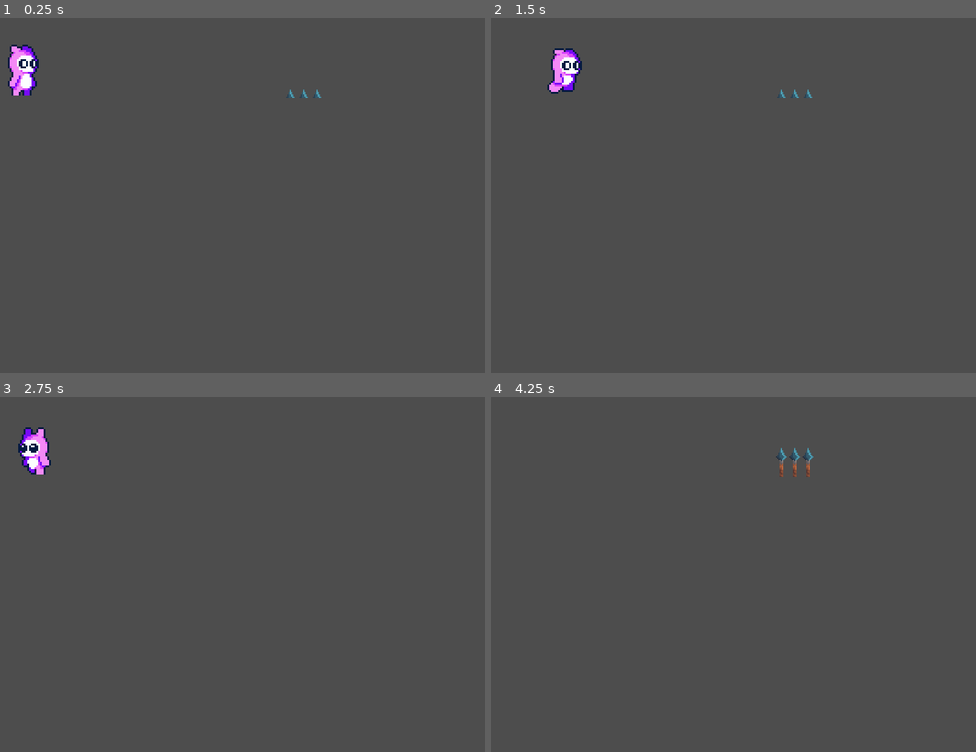
Above: before the commit, frames 1-4 (two rows, left to right).
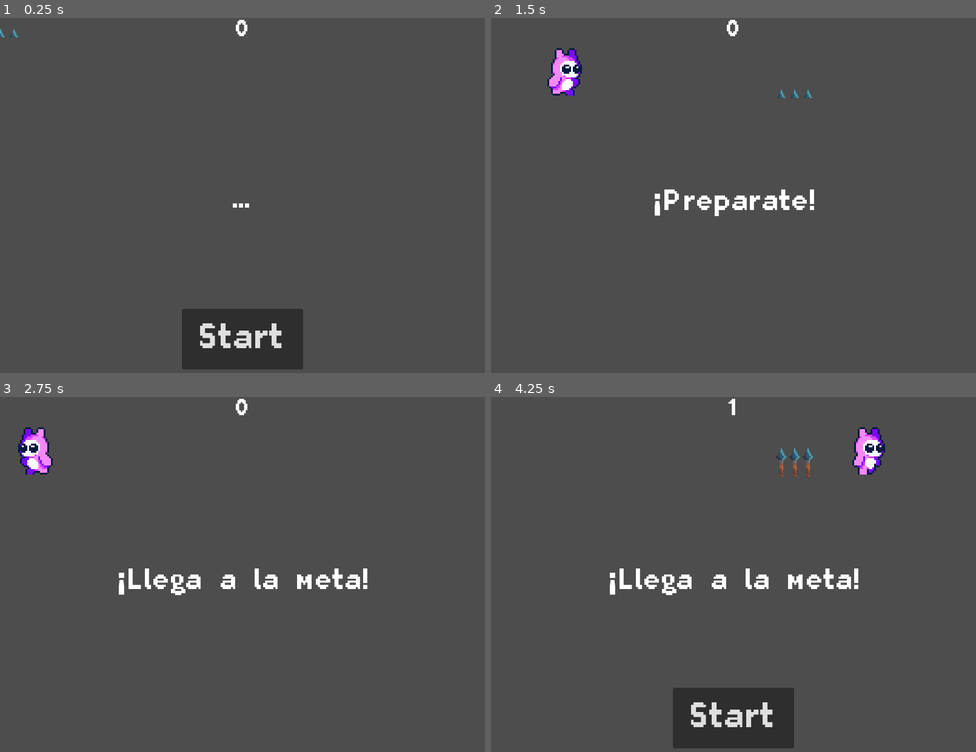
Above: after the commit, the same moments.

Repository: jjesus-dev/FV1-Racing
Game: Godot game, scene res://scenes/main.tscn
Same seed, same stepped clock (60 frames per second), same inputs: the game is played once before the commit and once after it.
Inputs (mouse positions are in pixels of both pictures, inside the frame that each line leads up to):
- Up to frame 1 (0.25 s): no input
- Up to frame 2 (1.5 s): click (733, 337) at 0.5 s, where only the run after the commit has a clickable "Start"; hold Right (move_right) from 1.28 s (still down); hold 8 (hurt_player) from 1.28 s (still down)
- Up to frame 3 (2.75 s): release Right (move_right) at 2.03 s; release 8 (hurt_player) at 2.03 s; hold Left (move_left) from 2.03 s (still down); tap 8 (hurt_player) at 2.1 s
- Up to frame 4 (4.25 s): release Left (move_left) at 2.78 s; hold 8 (hurt_player) 2.78-3.53 s; hold Right (move_right) from 2.78 s (still down); tap 8 (hurt_player) at 3.6 s

The runs differ from the first frame. In frame 1, 5.2% of the frame differs, in the area x 0-67%, y 0-99%; in frame 2, 1.4%; in frame 3, 1.3%; in frame 4, 6.0%, in the area x 24-82%, y 0-99%.

Commit message:
feat: agrega hud y lógica de puntaje

Diff:
--- /dev/null
+++ b/scenes/hud.gd
@@ -0,0 +1,32 @@
+extends CanvasLayer
+
+signal start_game
+
+func show_message(text):
+	$Message.text = text
+	$Message.show()
+	$MessageTimer.start()
+
+func show_game_over():
+	show_message("...")
+	# Espera hasta que el MessageTimer ha llegado a 0
+	await $MessageTimer.timeout
+
+	$Message.text = "¡Llega a la meta!"
+	$Message.show()
+
+	# Crea un timer de un solo uso y espera a que termine
+	await get_tree().create_timer(1.0).timeout
+	$StartButton.show()
+
+func update_score(score):
+	$ScoreLabel.text = str(score)
+
+
+func _on_start_button_pressed() -> void:
+	$StartButton.hide()
+	start_game.emit()
+
+
+func _on_message_timer_timeout() -> void:
+	$Message.hide()
--- /dev/null
+++ b/scenes/hud.tscn
@@ -0,0 +1,62 @@
+[gd_scene load_steps=3 format=3 uid="uid://jjnn5vrffs6d"]
+
+[ext_resource type="FontFile" uid="uid://deenv0j1hdu6s" path="res://assets/Font/Planes_ValMore.ttf" id="1_ahhtf"]
+[ext_resource type="Script" uid="uid://bdgr6cbv33rg6" path="res://scenes/hud.gd" id="1_oo0fn"]
+
+[node name="HUD" type="CanvasLayer"]
+script = ExtResource("1_oo0fn")
+
+[node name="ScoreLabel" type="Label" parent="."]
+anchors_preset = 5
+anchor_left = 0.5
+anchor_right = 0.5
+offset_left = -20.0
+offset_right = 20.0
+offset_bottom = 40.0
+grow_horizontal = 2
+theme_override_fonts/font = ExtResource("1_ahhtf")
+theme_override_font_sizes/font_size = 40
+text = "0"
+horizontal_alignment = 1
+
+[node name="Message" type="Label" parent="."]
+anchors_preset = 8
+anchor_left = 0.5
+anchor_top = 0.5
+anchor_right = 0.5
+anchor_bottom = 0.5
+offset_left = -240.0
+offset_top = -114.5
+offset_right = 240.0
+offset_bottom = 114.5
+grow_horizontal = 2
+grow_vertical = 2
+theme_override_fonts/font = ExtResource("1_ahhtf")
+theme_override_font_sizes/font_size = 50
+text = "¡Llega a la meta!"
+horizontal_alignment = 1
+vertical_alignment = 1
+autowrap_mode = 2
+
+[node name="StartButton" type="Button" parent="."]
+anchors_preset = 7
+anchor_left = 0.5
+anchor_top = 1.0
+anchor_right = 0.5
+anchor_bottom = 1.0
+offset_left = -100.0
+offset_top = -120.0
+offset_right = 100.0
+offset_bottom = -20.0
+grow_horizontal = 2
+grow_vertical = 0
+theme_override_fonts/font = ExtResource("1_ahhtf")
+theme_override_font_sizes/font_size = 60
+text = "Start"
+
+[node name="MessageTimer" type="Timer" parent="."]
+wait_time = 2.0
+one_shot = true
+
+[connection signal="pressed" from="StartButton" to="." method="_on_start_button_pressed"]
+[connection signal="timeout" from="MessageTimer" to="." method="_on_message_timer_timeout"]
--- a/scenes/main.gd
+++ b/scenes/main.gd
@@ -4,12 +4,27 @@
 var score
 
 func game_over() -> void:
+	$ScoreTimer.stop()
 	$Player.hide()
+	$HUD.show_game_over()
 
 func new_game() -> void:
 	score = 0
 	$Player.start($StartPosition.position)
 	$Mob.start($TrampPosition.position)
+	$StartTimer.start()
+	$HUD.update_score(score)
+	$HUD.show_message("¡Preparate!")
 
 func _ready() -> void:
-	new_game()
+	#new_game()
+	pass
+
+
+func _on_score_timer_timeout() -> void:
+	score += 1
+	$HUD.update_score(score)
+
+
+func _on_start_timer_timeout() -> void:
+	$ScoreTimer.start()
--- a/scenes/main.tscn
+++ b/scenes/main.tscn
@@ -1,14 +1,21 @@
-[gd_scene load_steps=4 format=3 uid="uid://catqskupt3hsq"]
+[gd_scene load_steps=5 format=3 uid="uid://catqskupt3hsq"]
 
 [ext_resource type="Script" uid="uid://ik18c16uig3n" path="res://scenes/main.gd" id="1_0wfyh"]
 [ext_resource type="PackedScene" uid="uid://dewk4v871ttpj" path="res://scenes/player.tscn" id="1_o5qli"]
 [ext_resource type="PackedScene" uid="uid://bgy67wpl0sx32" path="res://scenes/mob.tscn" id="2_sugp2"]
+[ext_resource type="PackedScene" uid="uid://jjnn5vrffs6d" path="res://scenes/hud.tscn" id="4_jyhfs"]
 
 [node name="Main" type="Node"]
 script = ExtResource("1_0wfyh")
 mob_scene = ExtResource("2_sugp2")
 
 [node name="Player" parent="." instance=ExtResource("1_o5qli")]
+
+[node name="ScoreTimer" type="Timer" parent="."]
+
+[node name="StartTimer" type="Timer" parent="."]
+wait_time = 2.0
+one_shot = true
 
 [node name="StartPosition" type="Marker2D" parent="."]
 position = Vector2(40, 80)
@@ -18,4 +25,9 @@
 [node name="TrampPosition" type="Marker2D" parent="."]
 position = Vector2(500, 100)
 
+[node name="HUD" parent="." instance=ExtResource("4_jyhfs")]
+
 [connection signal="hit" from="Player" to="." method="game_over"]
+[connection signal="timeout" from="ScoreTimer" to="." method="_on_score_timer_timeout"]
+[connection signal="timeout" from="StartTimer" to="." method="_on_start_timer_timeout"]
+[connection signal="start_game" from="HUD" to="." method="new_game"]
--- a/scenes/mob.tscn
+++ b/scenes/mob.tscn
@@ -250,6 +250,7 @@
 metadata/_edit_group_ = true
 
 [node name="AnimatedSprite2D" type="AnimatedSprite2D" parent="."]
+texture_filter = 1
 sprite_frames = SubResource("SpriteFrames_lsel1")
 
 [node name="CollisionShape2D" type="CollisionShape2D" parent="."]
--- a/scenes/player.gd
+++ b/scenes/player.gd
@@ -7,7 +7,7 @@
 
 func _ready():
 	screen_size = get_viewport_rect().size
-	#hide()
+	hide()
 
 func _process(delta: float) -> void:
 	var velocity = Vector2.ZERO
@@ -17,9 +17,6 @@
 	if Input.is_action_pressed("move_left"):
 		velocity.x -= 1
 		face_to = 0
-	if Input.is_action_pressed("hurt_player"):
-		$AnimatedSprite2D.animation = "hurt"
-		$AnimatedSprite2D.play()
 
 	if face_to == 1:
 		$AnimatedSprite2D.flip_h = false
Binary file added: assets/Font/monogram.ttf
Not shown, added: assets/Font/monogram.ttf.import
Not shown, added: scenes/hud.gd.uid
